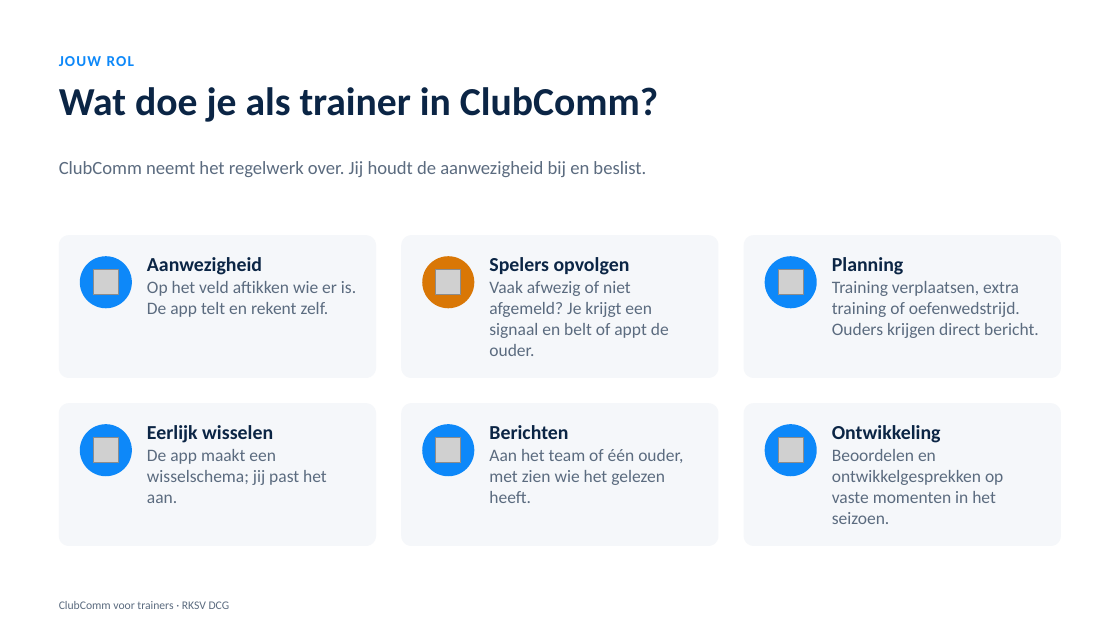
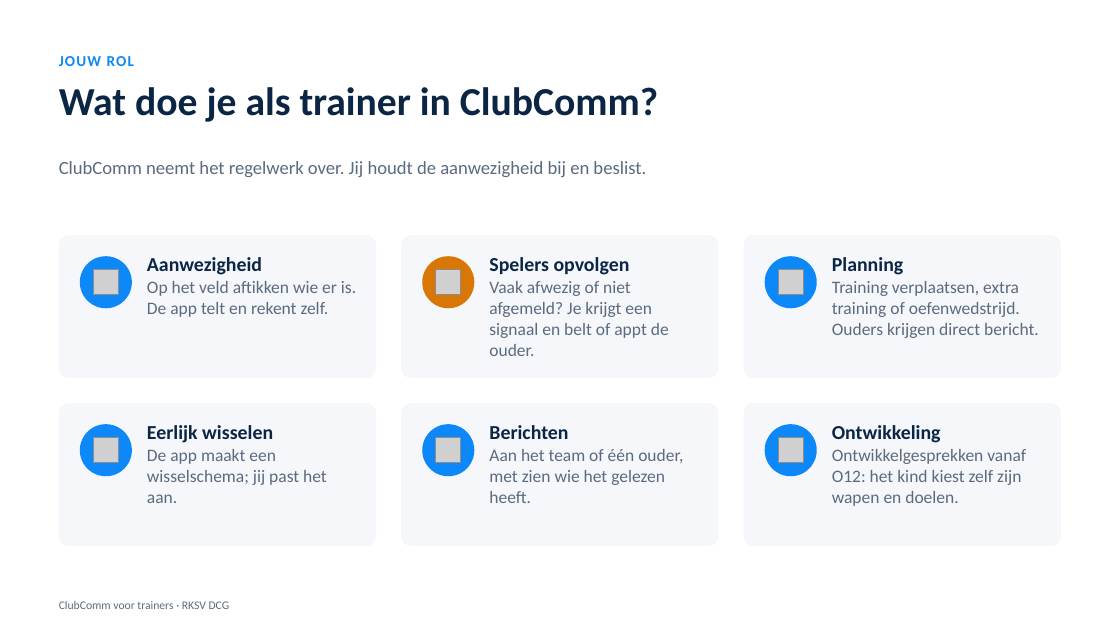
Before and after one commit to sofianabayahya/Clubcomm, a slide deck: slide 2 of docs/presentaties/ClubComm-trainer.pptx. Drawn at 1120x630 pixels with LibreOffice and Linux fonts; fonts in the diff are those of the drawing; grey boxes stand for pictures. Boxes give left, top, right and bottom in pixels: in the first picture for what was removed or moved away, otherwise in the second. Text is boxed around its words. In the diff, an @@ line names an element or a change of style, - is before the commit and + after.

```diff
--- a/docs/presentaties/ClubComm-trainer.pptx
+++ b/docs/presentaties/ClubComm-trainer.pptx
@@ text at [832, 449, 1026, 506]: text changed @@
-Beoordelen en ontwikkelgesprekken op vaste momenten in het seizoen.
+Ontwikkelgesprekken vanaf O12: het kind kiest zelf zijn wapen en doelen.
```
Also in this commit, not shown: 1 other slide changed, 9 other files.
